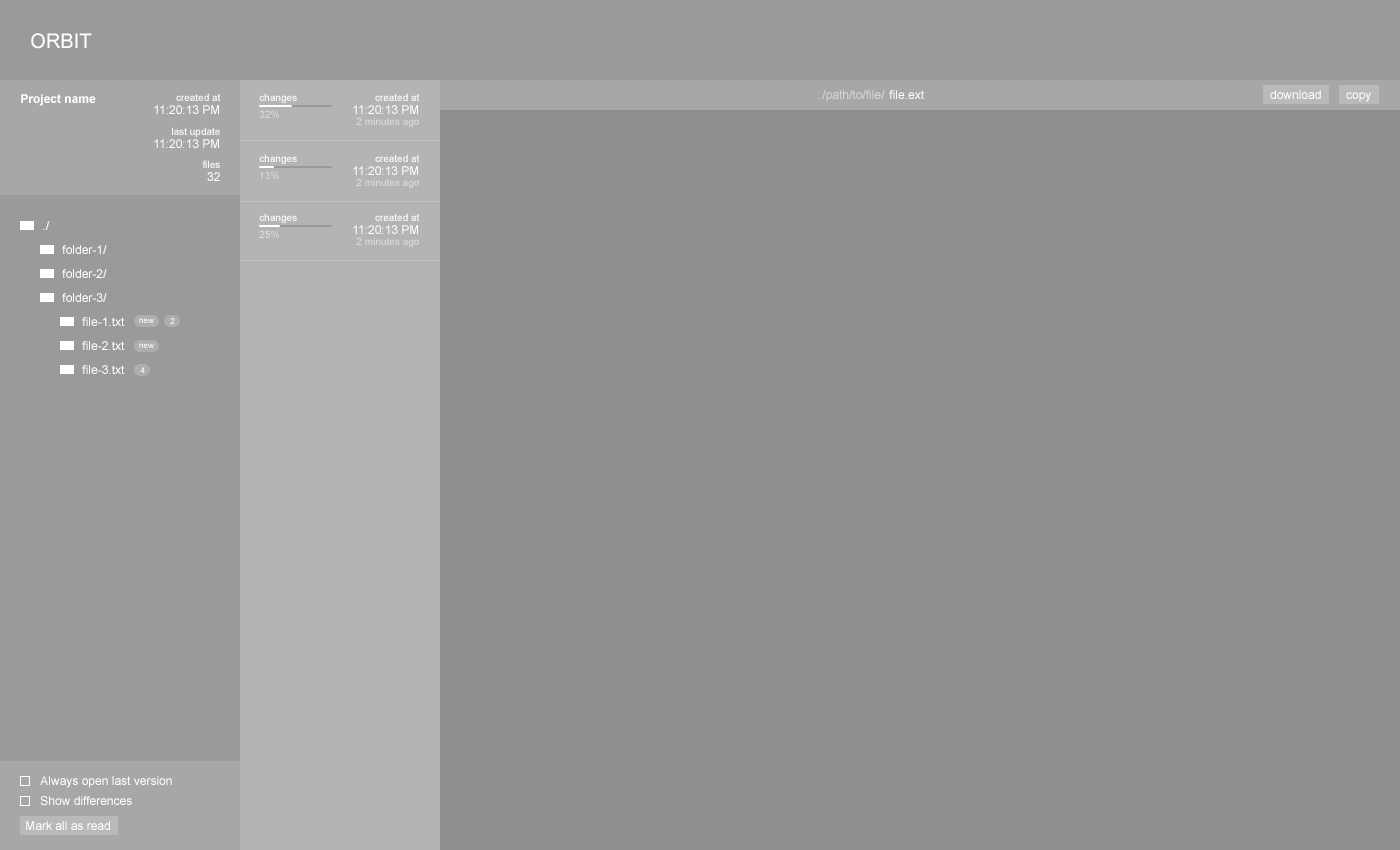
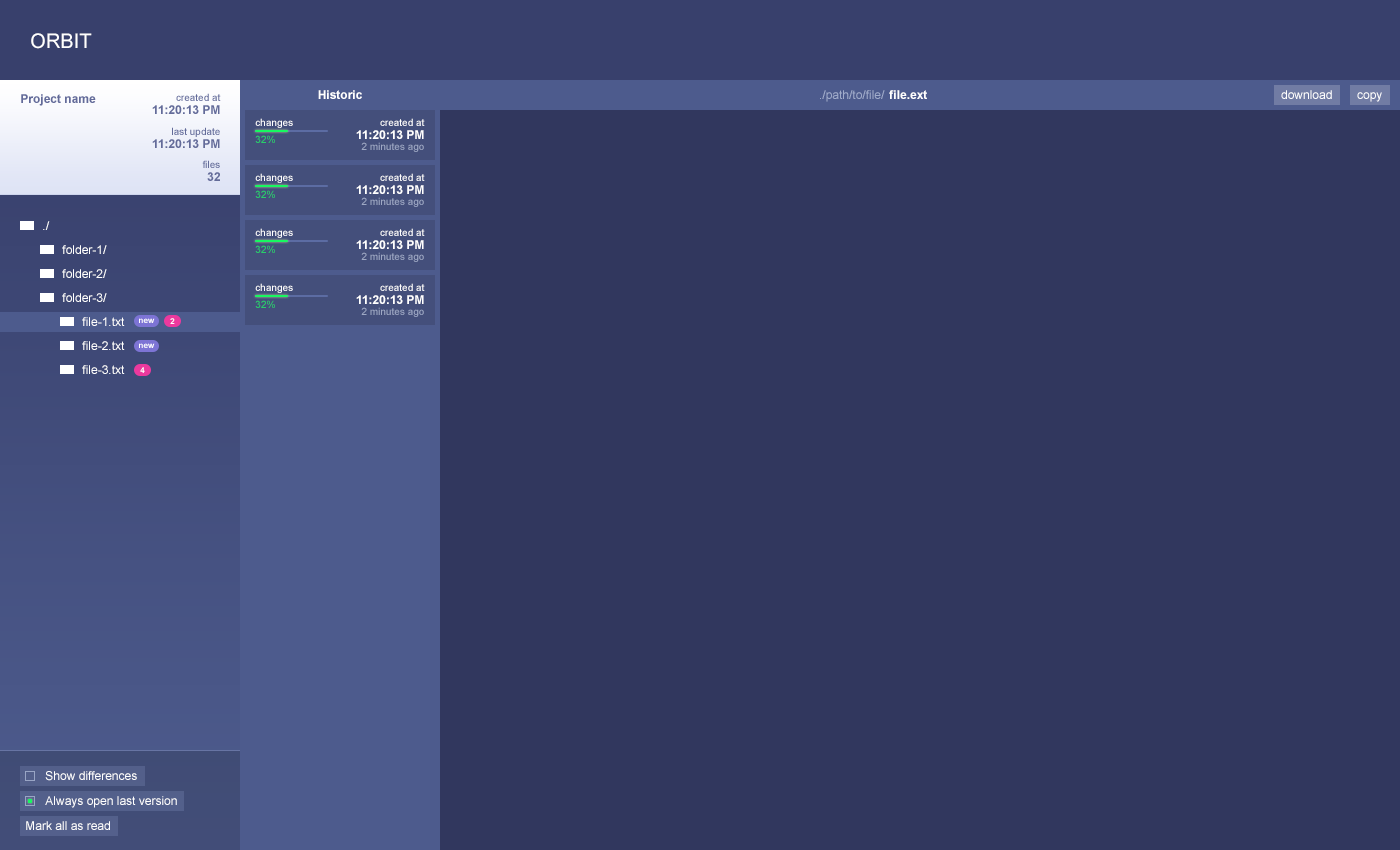
Layer changes from the first 1400 x 850 image to the second:
added group "file" (1st of 2) with 12 layers above "versions" over left=440, top=80, right=1400, bottom=850
added group "header" (1st of 4, in "file") with 9 layers in group "file" over left=440, top=80, right=1400, bottom=110
added layer "Rectangle 1 copie 4" (1st of 2, in "file" › "header") in group "header" over left=440, top=80, right=1400, bottom=110
added group "code" (1st of 2, in "file") with 1 layers in group "file" over left=440, top=110, right=1400, bottom=850
added layer "Rectangle 1 copie 3" (1st of 2, in "file" › "code") in group "code" over left=440, top=110, right=1400, bottom=850
added group "versions" (1st of 2) with 38 layers above "sidebar" over left=240, top=80, right=440, bottom=850
added layer "Rectangle 1 copie 2" (1st of 2, in "versions") in group "versions" over left=240, top=80, right=440, bottom=850
added group "sidebar" (1st of 2) with 54 layers above "header" over left=0, top=80, right=240, bottom=850
added group "tree" (1st of 2, in "sidebar") with 26 layers in group "sidebar" over left=0, top=80, right=240, bottom=850
added layer "Rectangle 1 copie" (3rd of 6, in "sidebar" › "tree") in group "tree" over left=0, top=80, right=240, bottom=850
added group "header" (2nd of 4) with 2 layers above "mockup" over left=0, top=0, right=1400, bottom=80
added layer "Rectangle 1" (1st of 2, in "header") in group "header" over left=0, top=0, right=1400, bottom=80
moved "file" (2nd of 2, in "mockup") into group "mockup" over left=440, top=80, right=1400, bottom=850
moved "versions" (2nd of 2, in "mockup") into group "mockup" over left=239, top=80, right=440, bottom=850
moved "sidebar" (2nd of 2, in "mockup") into group "mockup" over left=0, top=80, right=240, bottom=850
moved "header" (4th of 4, in "mockup") into group "mockup" over left=0, top=0, right=1400, bottom=80
…and 89 more changes (89 added)
